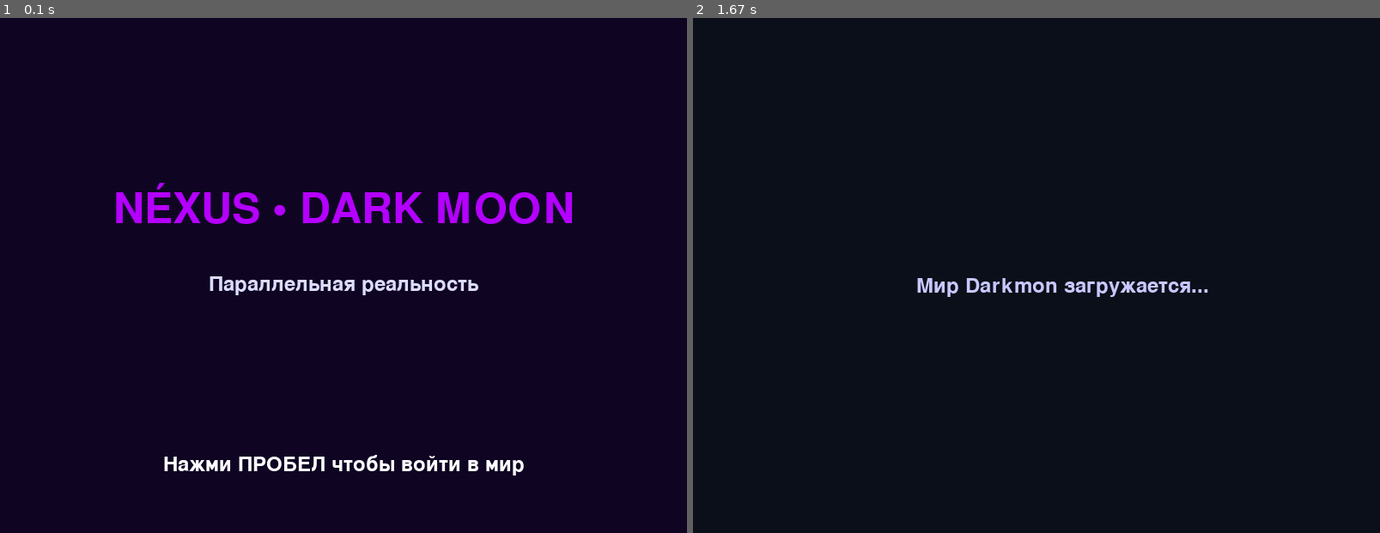
Above: before the commit, frames 1-2 (left to right).
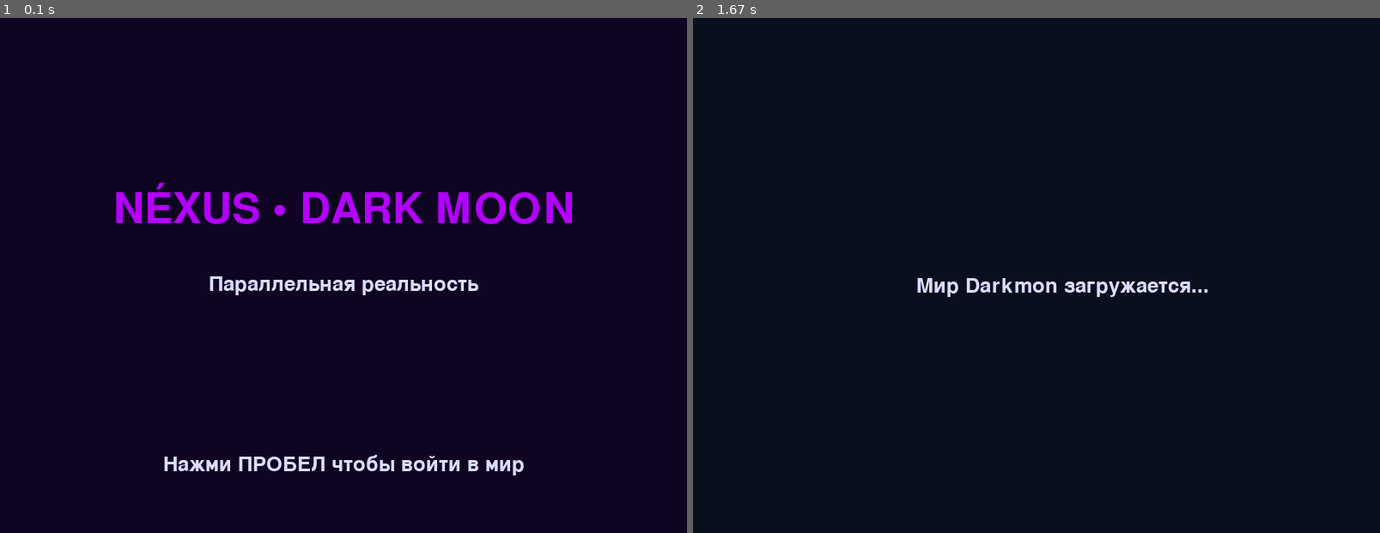
Above: after the commit, the same moments.

Repository: egaaspraim03-ai/darkmoon-pygame
Game: pygame game, started from darkmoon-pygame/main.py
Same seed, same stepped clock (60 frames per second), same inputs: the game is played once before the commit and once after it.
Inputs:
- Up to frame 1 (0.1 s): no input
- Up to frame 2 (1.67 s): tap Space at 0.33 s

The runs differ from the first frame. In frame 1, 0.6% of the frame differs, in the area x 24-77%, y 84-89%; in frame 2, less than 0.1%.

Commit message:
Update main.py

Diff:
--- a/darkmoon-pygame/main.py
+++ b/darkmoon-pygame/main.py
@@ -1,13 +1,10 @@
 import pygame
 import sys
-
-# ====================== НАСТРОЙКИ ======================
-WIDTH, HEIGHT = 800, 600
-FPS = 60
+from config import *
 
 pygame.init()
-screen = pygame.display.set_mode((WIDTH, HEIGHT))
-pygame.display.set_caption("NÉXUS • DARK MOON")
+screen = pygame.display.set_mode((SCREEN_WIDTH, SCREEN_HEIGHT))
+pygame.display.set_caption(TITLE)
 clock = pygame.time.Clock()
 
 # Шрифты
@@ -15,42 +12,39 @@
 subtitle_font = pygame.font.Font(None, 36)
 
 def draw_title_screen():
-    screen.fill((15, 5, 35))  # тёмно-фиолетовый фон
+    screen.fill(BACKGROUND_COLOR)
 
-    # Главный заголовок
-    title = title_font.render("NÉXUS • DARK MOON", True, (180, 0, 255))
-    title_rect = title.get_rect(center=(WIDTH//2, HEIGHT//2 - 80))
+    title = title_font.render("NÉXUS • DARK MOON", True, ACCENT_COLOR)
+    title_rect = title.get_rect(center=(SCREEN_WIDTH//2, SCREEN_HEIGHT//2 - 80))
     screen.blit(title, title_rect)
 
-    # Подзаголовок
-    subtitle = subtitle_font.render("Параллельная реальность", True, (220, 220, 255))
-    subtitle_rect = subtitle.get_rect(center=(WIDTH//2, HEIGHT//2 + 10))
+    subtitle = subtitle_font.render("Параллельная реальность", True, TEXT_COLOR)
+    subtitle_rect = subtitle.get_rect(center=(SCREEN_WIDTH//2, SCREEN_HEIGHT//2 + 10))
     screen.blit(subtitle, subtitle_rect)
 
-    # Инструкция
-    start_text = subtitle_font.render("Нажми ПРОБЕЛ чтобы войти в мир", True, (255, 255, 255))
-    start_rect = start_text.get_rect(center=(WIDTH//2, HEIGHT - 80))
+    start_text = subtitle_font.render("Нажми ПРОБЕЛ чтобы войти в мир", True, TEXT_COLOR)
+    start_rect = start_text.get_rect(center=(SCREEN_WIDTH//2, SCREEN_HEIGHT - 80))
     screen.blit(start_text, start_rect)
 
 running = True
-in_title = True
+in_title_screen = True
 
 while running:
     for event in pygame.event.get():
         if event.type == pygame.QUIT:
             running = False
 
-        if event.type == pygame.KEYDOWN and in_title:
+        if event.type == pygame.KEYDOWN and in_title_screen:
             if event.key == pygame.K_SPACE:
-                in_title = False
-                print("→ Игра запущена! Переход в мир...")
+                in_title_screen = False
+                print("→ Игра запущена! Переход в мир Darkmon...")
 
-    if in_title:
+    if in_title_screen:
         draw_title_screen()
     else:
-        screen.fill((10, 15, 25))
-        text = subtitle_font.render("Мир Darkmon загружается...", True, (200, 200, 255))
-        screen.blit(text, (WIDTH//2 - 140, HEIGHT//2))
+        screen.fill((10, 15, 30))
+        text = subtitle_font.render("Мир Darkmon загружается...", True, TEXT_COLOR)
+        screen.blit(text, (SCREEN_WIDTH//2 - 140, SCREEN_HEIGHT//2))
 
     pygame.display.flip()
     clock.tick(FPS)
